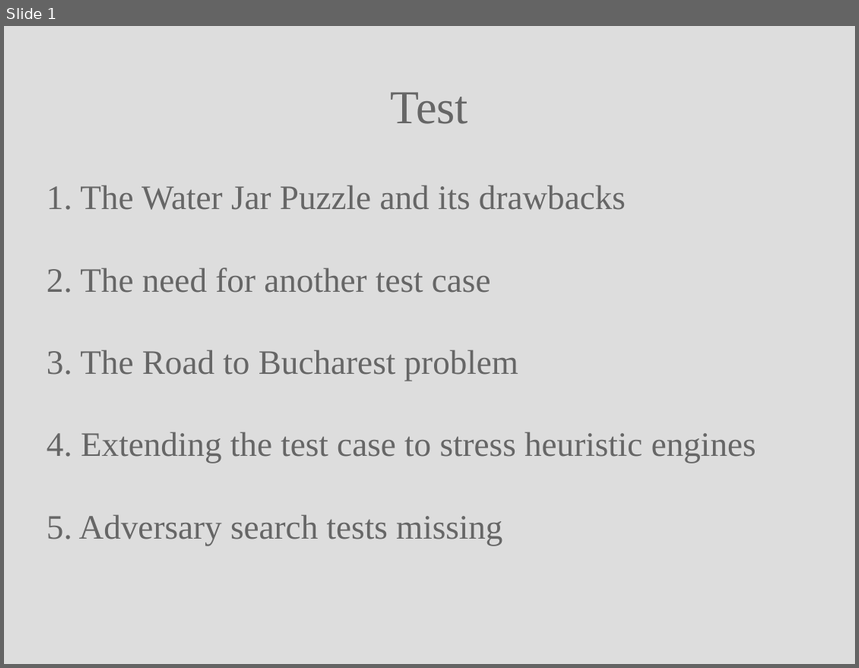
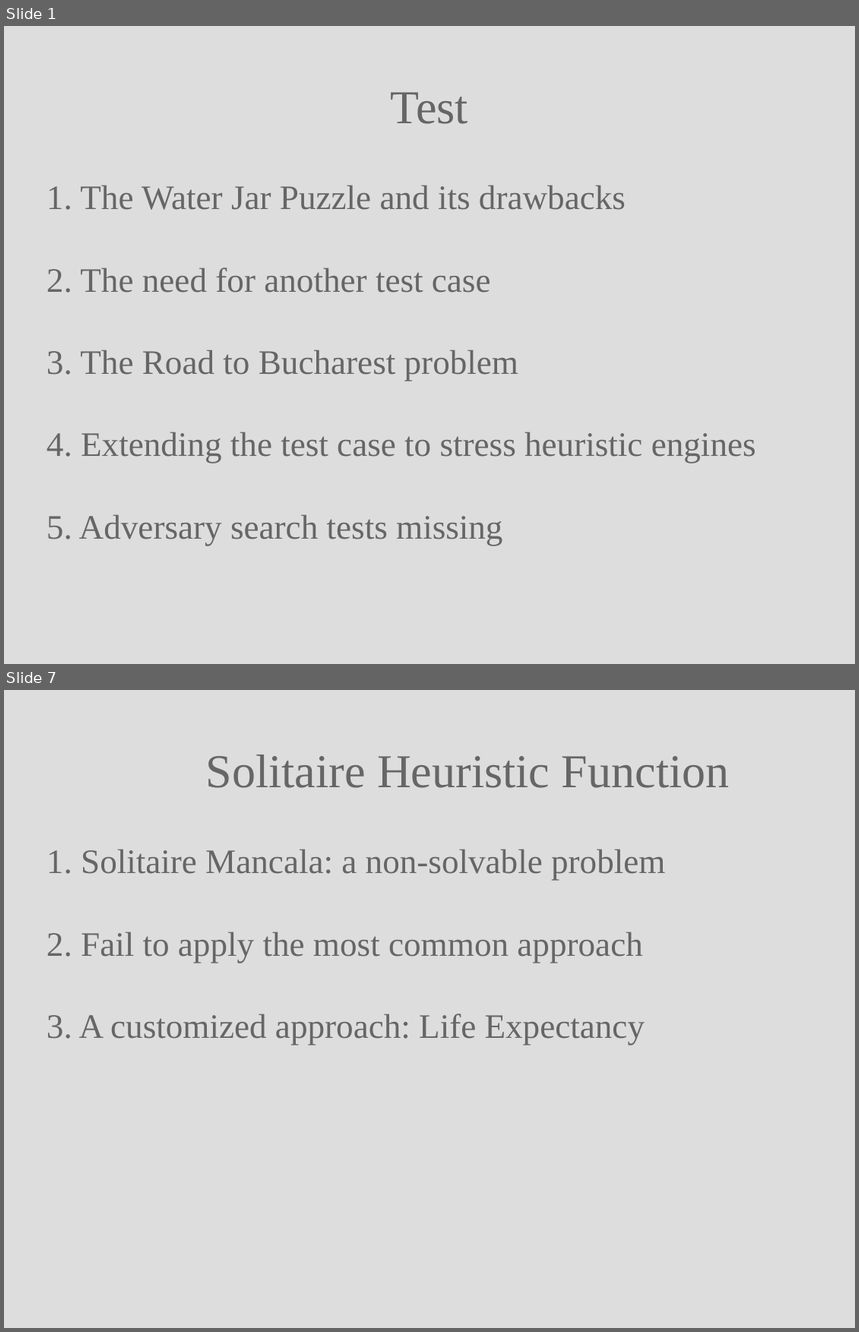
Before and after one commit to Noired/DOSE-Jan-8th-presentation, a slide deck: Slides/Keypoints.odp. Shown one above the other, each under a label of ours: slide 1 before the commit, slides 1 and 7 after it; the slides between them are not shown. The pictures are 859x668 and 859x1332 pixels, drawn with LibreOffice and Linux fonts; fonts in the diff are those of the drawing. Boxes give left, top, right and bottom in pixels: in the first picture for what was removed or moved away, otherwise in the second. Text is boxed around its words. In the diff, an @@ line names an element or a change of style, - is before the commit and + after.

Commit message:
Solitaire Heuristic Function

```diff
--- a/Slides/Keypoints.odp
+++ b/Slides/Keypoints.odp
@@ slide 7 added at <box>4,690,855,1328</box>, background #DDDDDD @@
@@ title added at <box>206,755,730,788</box>, 44 pt, text #666666 @@
+Solitaire Heuristic Function
@@ subtitle added at <box>47,850,665,1045</box>, 32 pt, text #666666 @@
+1. Solitaire Mancala: a non-solvable problem
+2. Fail to apply the most common approach
+3. A customized approach: Life Expectancy
```
Also in this commit, not shown: 9 other slides added, 4 slides removed, 14 other files.
